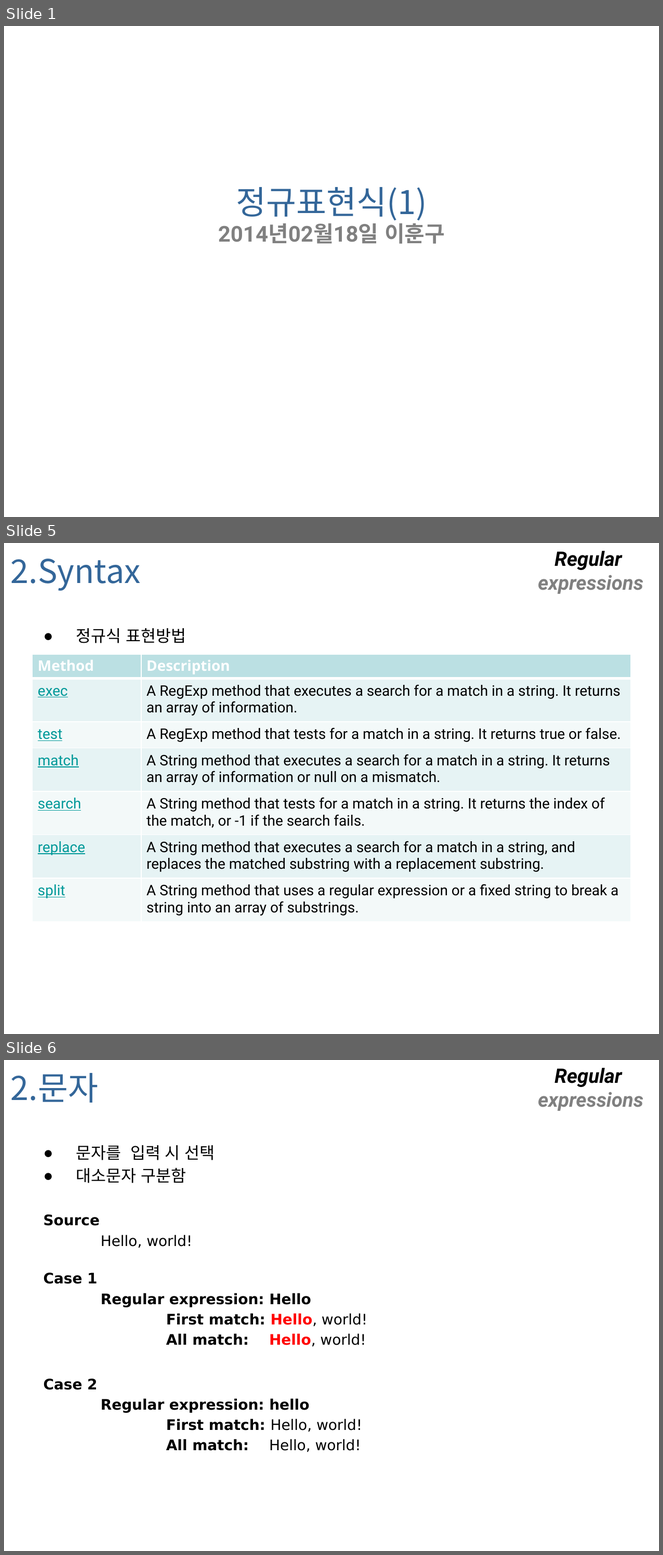
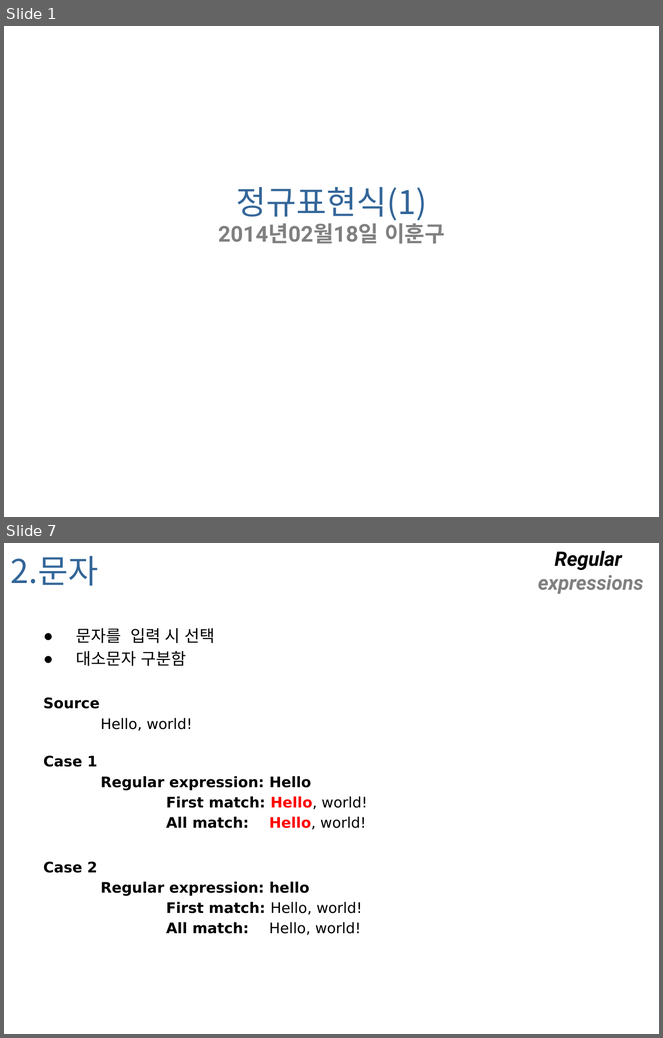
Before and after one commit to foxworld/002-RegExp, a slide deck: regexpr_20140218.pptx. Shown one above the other, each under a label of ours: slides 1, 5 and 6 before the commit, slides 1 and 7 after it; the slides between them are not shown. The pictures are 663x1555 and 663x1038 pixels, drawn with LibreOffice and Linux fonts; fonts in the diff are those of the drawing; background and template pictures are left out. Boxes give left, top, right and bottom in pixels: in the first picture for what was removed or moved away, otherwise in the second. Text is boxed around its words. In the diff, an @@ line names an element or a change of style, - is before the commit and + after.

```diff
--- a/regexpr_20140218.pptx
+++ b/regexpr_20140218.pptx
@@ slide 5 removed at box(4, 543, 659, 1034), background picture (left out); not listed: 1 template element that a slide beside it also shows @@
@@ title removed at box(11, 559, 141, 591) @@
-2.Syntax
@@ text removed at box(76, 628, 186, 643) @@
-  ● 정규식 표현방법
@@ table removed at box(32, 654, 631, 943), 7 rows, 2 columns @@
-Method | Description
-exec | A RegExp method that executes a search for a match in a string. It returns an array of information.
-test | A RegExp method that tests for a match in a string. It returns true or false.
-match | A String method that executes a search for a match in a string. It returns an array of information or null on a mismatch.
-search | A String method that tests for a match in a string. It returns the index of the match, or -1 if the search fails.
-replace | A String method that executes a search for a match in a string, and replaces the matched substring with a replacement substring.
-split | A String method that uses a regular expression or a fixed string to break a string into an array of substrings.
@@ what was slide 6 is now slide 7 @@
```
Also in this commit, not shown: 6 slides changed, 2 slides added, 1 other slide removed.
